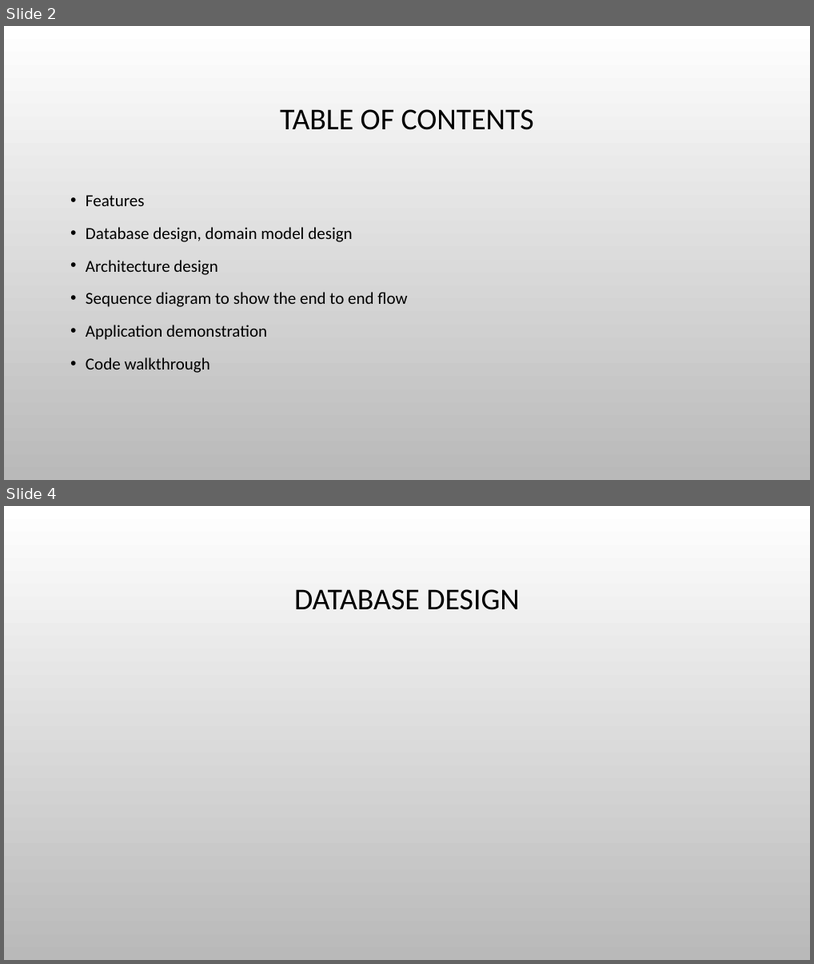
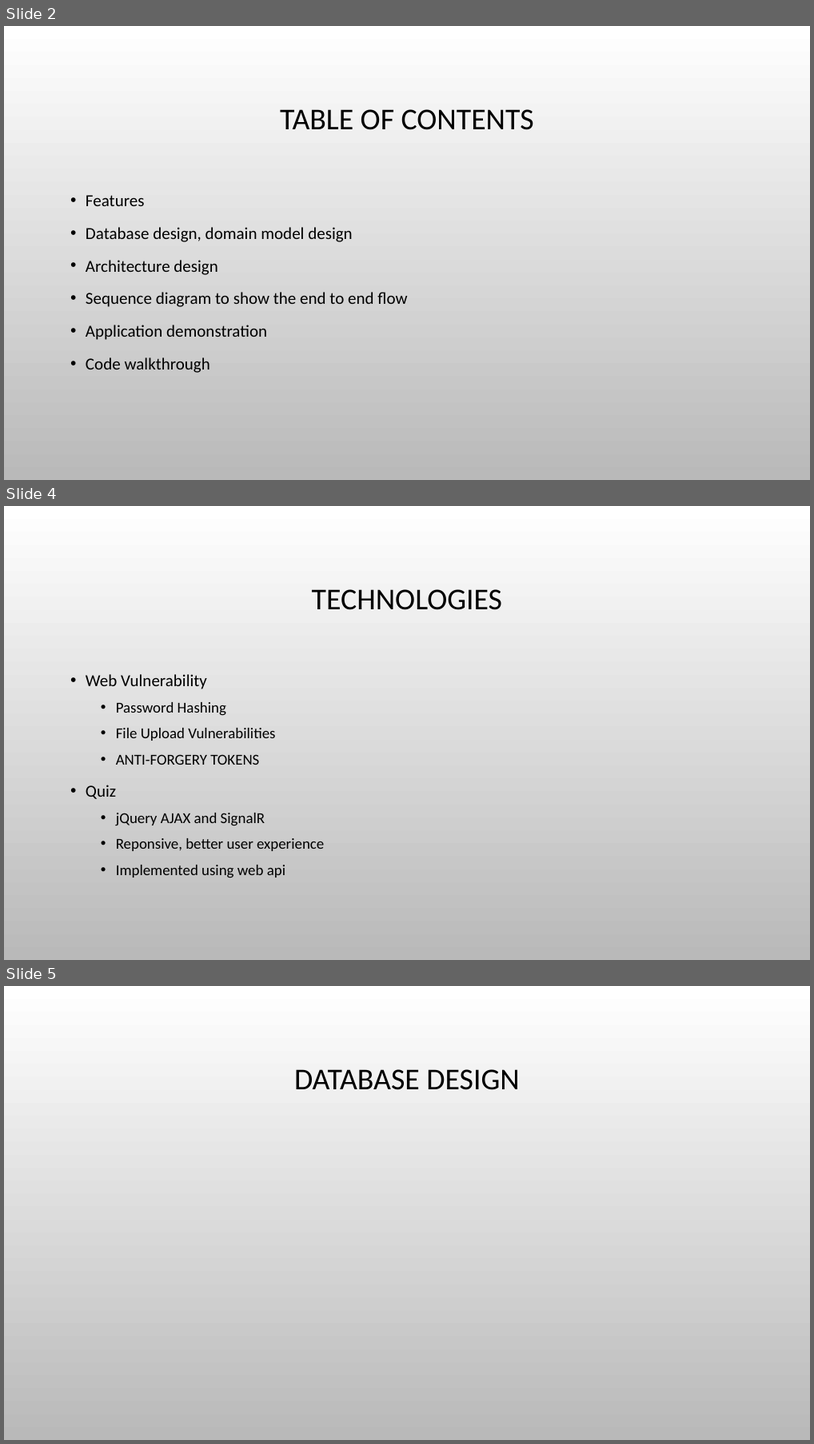
Before and after one commit to chenghao1983/9EA0F9C3-119A-4D20-9D56-E444CBEC5925_Active_Learning_Group4, a slide deck: Doc/Active_Learning_Group4_Presentation.pptx. Shown one above the other, each under a label of ours: slides 2 and 4 before the commit, slides 2, 4 and 5 after it; the slides between them are not shown. The pictures are 814x964 and 814x1444 pixels, drawn with LibreOffice and Linux fonts; fonts in the diff are those of the drawing; background and template pictures are left out. Boxes give left, top, right and bottom in pixels: in the first picture for what was removed or moved away, otherwise in the second. Text is boxed around its words. In the diff, an @@ line names an element or a change of style, - is before the commit and + after.

```diff
--- a/Doc/Active_Learning_Group4_Presentation.pptx
+++ b/Doc/Active_Learning_Group4_Presentation.pptx
@@ slide 4 added at (x1=4, y1=506, x2=810, y2=960), background picture (left out) @@
@@ title added at (x1=312, y1=589, x2=502, y2=610), 36 pt, text #000000 @@
+TECHNOLOGIES
@@ text added at (x1=86, y1=674, x2=324, y2=878), 18 pt, text #000000 @@
+• Web Vulnerability
+  • Password Hashing
+  • File Upload Vulnerabilities
+  • ANTI-FORGERY TOKENS
+• Quiz
+  • jQuery AJAX and SignalR
+  • Reponsive, better user experience
+  • Implemented using web api
@@ what was slide 4 is now slide 5 @@
```
Also in this commit, not shown: 2 slides changed.
